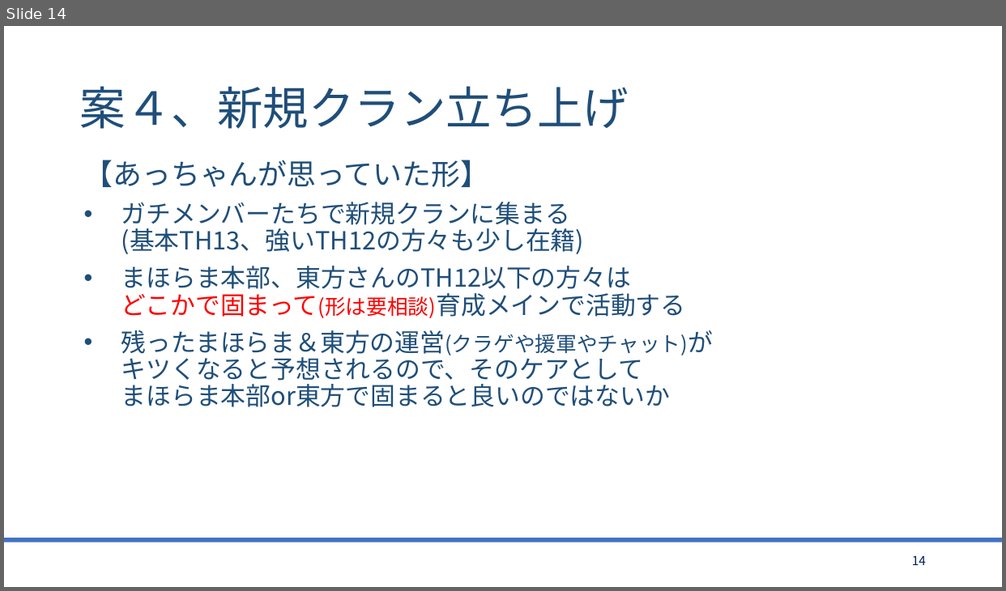
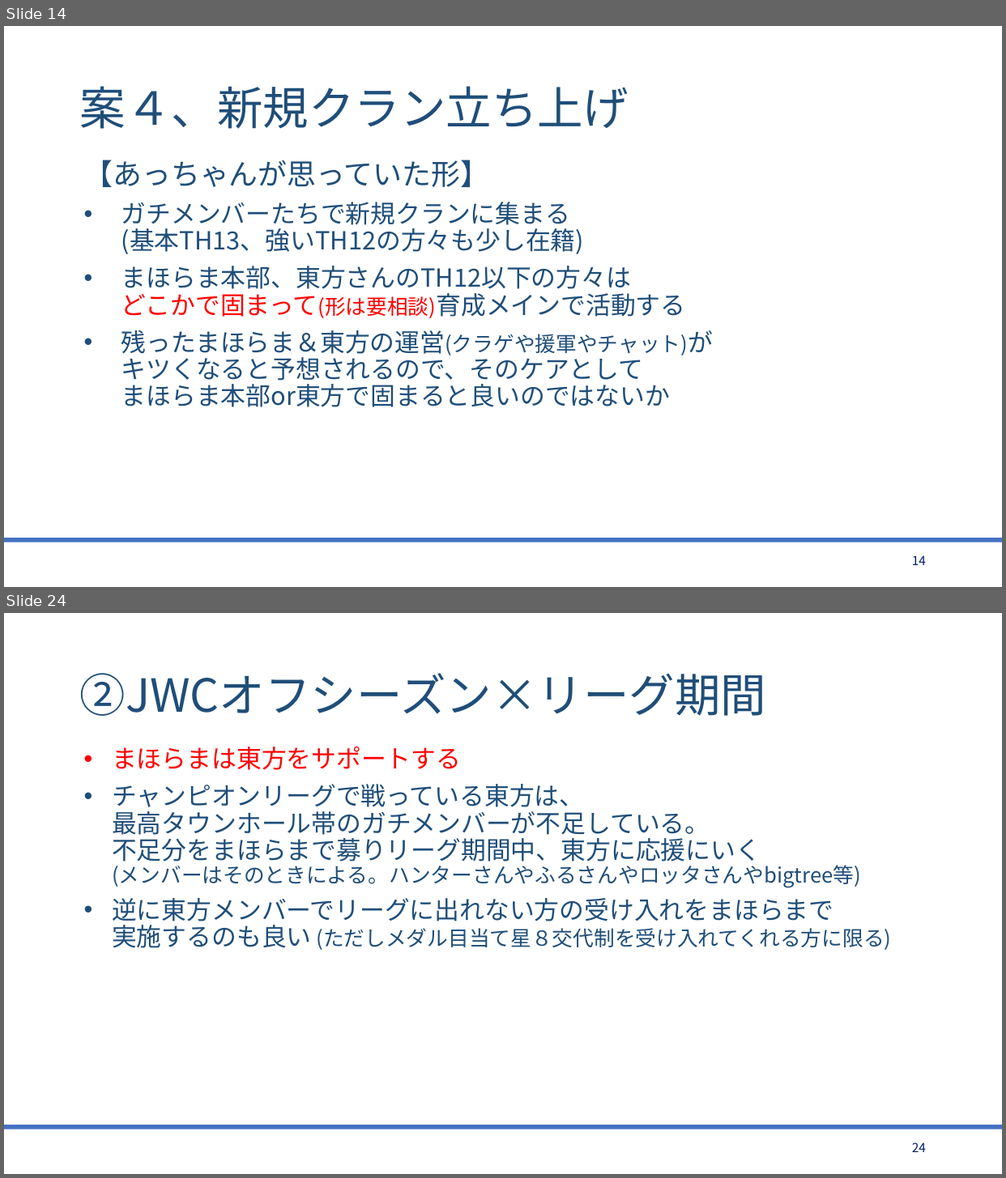
Before and after one commit to bigtreeCoC/documents, a slide deck: 東方とまほらまの今後について.pptx. Shown one above the other, each under a label of ours: slide 14 before the commit, slides 14 and 24 after it; the slides between them are not shown. The pictures are 1006x591 and 1006x1178 pixels, drawn with LibreOffice and Linux fonts; fonts in the diff are those of the drawing. Boxes give left, top, right and bottom in pixels: in the first picture for what was removed or moved away, otherwise in the second. Text is boxed around its words. In the diff, an @@ line names an element or a change of style, - is before the commit and + after.

Commit message:
東方とまほらま(2版)

```diff
--- a/東方とまほらまの今後について.pptx
+++ b/東方とまほらまの今後について.pptx
@@ slide 24 added at (4, 613, 1002, 1174), background #FFFFFF; not listed: 1 template element that a slide beside it also shows @@
@@ title added at (80, 673, 766, 716), 44 pt, text #1F4E79 @@
+②JWCオフシーズン×リーグ期間
@@ text added at (112, 747, 891, 950), 24 pt, text #1F4E79 @@
+• まほらまは東方をサポートする
+• チャンピオンリーグで戦っている東方は、
+  最高タウンホール帯のガチメンバーが不足している。
+  不足分をまほらまで募りリーグ期間中、東方に応援にいく
+  (メンバーはそのときによる。ハンターさんやふるさんやロッタさんやbigtree等)
+• 逆に東方メンバーでリーグに出れない方の受け入れをまほらまで
+  実施するのも良い (ただしメダル目当て星８交代制を受け入れてくれる方に限る)
@@ page number added at (912, 1143, 926, 1152), 12 pt, text #002060 @@
+24
```
Also in this commit, not shown: 4 slides changed, 9 other slides added, 1 other file.
